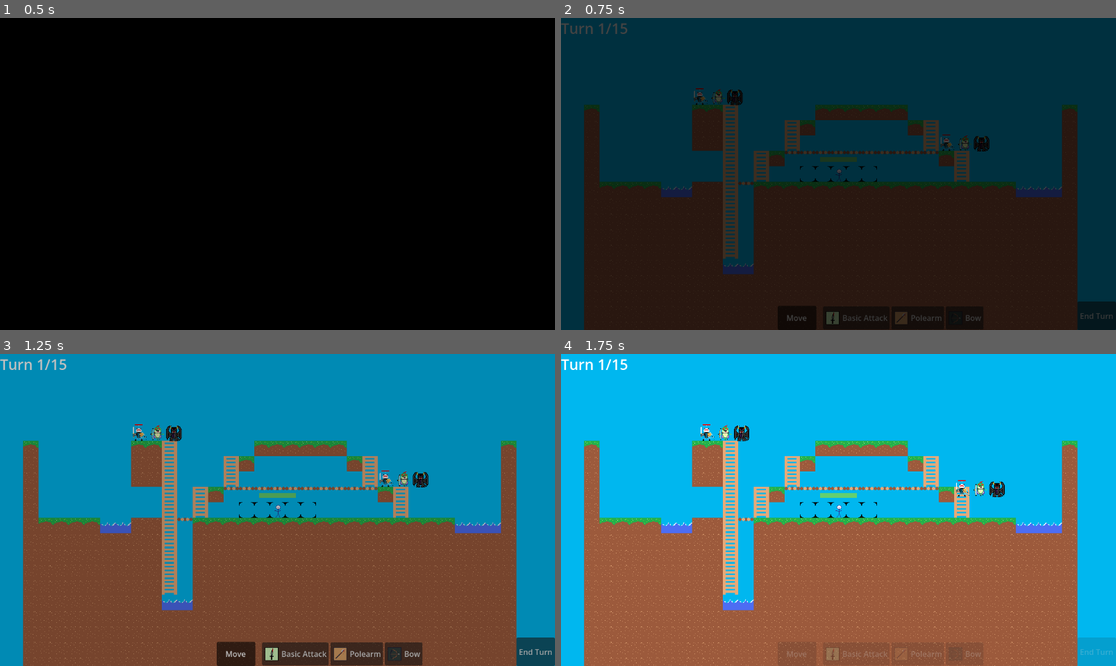
Above: before the commit, frames 1-4 (two rows, left to right).
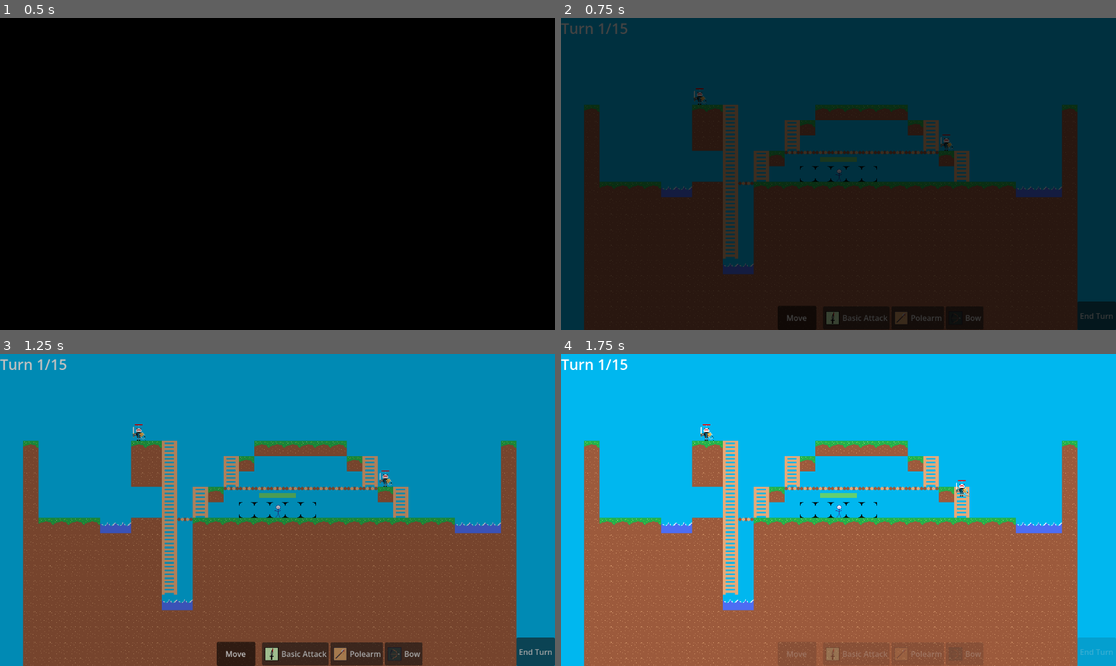
Above: after the commit, the same moments.

Repository: Oz315/Turn_Based_Game
Game: Godot game, scene res://main.tscn
Two runs of this game, one before a commit and one after it. Both use one fixed random seed, a clock stepped at 60 frames per second and the inputs below.
Inputs:
- Up to frame 1 (0.5 s): no input
- Up to frame 2 (0.75 s): click "Move" at 0.5 s
- Up to frame 3 (1.25 s): no input
- Up to frame 4 (1.75 s): click "End Turn" at 1.25 s

Frame 1 is identical in both runs. In frame 2, 0.4% of the frame differs, in the area x 24-78%, y 22-43%; in frame 3, 0.4%; in frame 4, 0.4%, in the area x 25-80%, y 22-46%.

Commit message:
made only 1 art visible

Diff:
--- a/actions/basic_bow.tres
+++ b/actions/basic_bow.tres
@@ -1,6 +1,7 @@
 [gd_resource type="Resource" script_class="RangedAction" format=3 uid="uid://dx0bjyb2wc88e"]
 
 [ext_resource type="Texture2D" uid="uid://drh2hxkhcy51m" path="res://actions/icons/bow.png" id="1_25oqm"]
+[ext_resource type="PackedScene" uid="uid://xlbbsaqpf8mx" path="res://actions/projectiles/basic_projectile.tscn" id="2_ko6l2"]
 [ext_resource type="Script" uid="uid://v48kqhun3a3t" path="res://actions/action_types/ranged_action.gd" id="3_ualbk"]
 
 [resource]
--- a/enemies.tscn
+++ b/enemies.tscn
@@ -167,19 +167,18 @@
 [node name="AnimatedSprite2D" type="AnimatedSprite2D" parent="." unique_id=397128257]
 sprite_frames = SubResource("SpriteFrames_e0nqx")
 animation = &"walk"
-frame = 1
-frame_progress = 0.27390867
+frame_progress = 0.8876192
 
 [node name="AnimatedSprite2D2" type="AnimatedSprite2D" parent="." unique_id=1888538827]
+visible = false
 position = Vector2(39, 0)
 sprite_frames = SubResource("SpriteFrames_30rnt")
 animation = &"walk"
-frame = 1
-frame_progress = 0.616076
+frame_progress = 0.023906602
 
 [node name="AnimatedSprite2D3" type="AnimatedSprite2D" parent="." unique_id=105464061]
+visible = false
 position = Vector2(73, 1)
 sprite_frames = SubResource("SpriteFrames_ed8km")
 animation = &"walk"
-frame = 1
-frame_progress = 0.039670803
+frame_progress = 0.37825286
